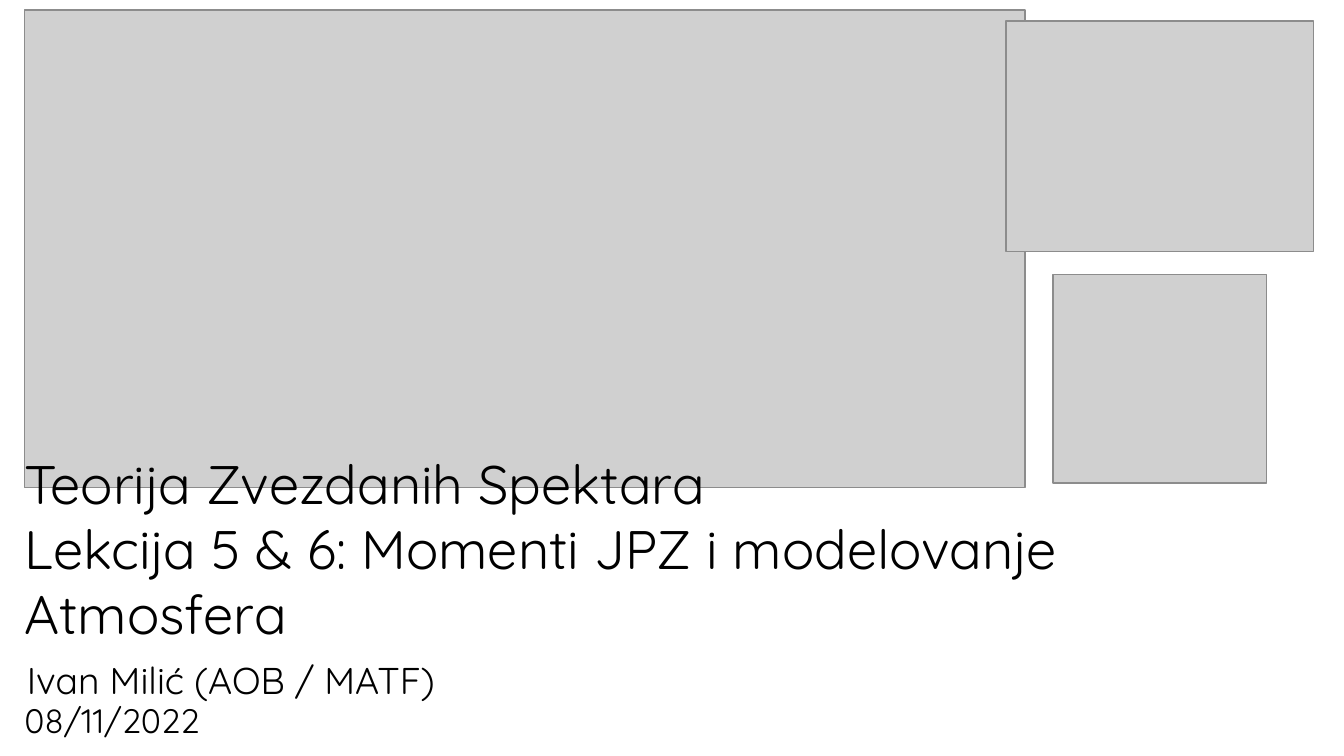
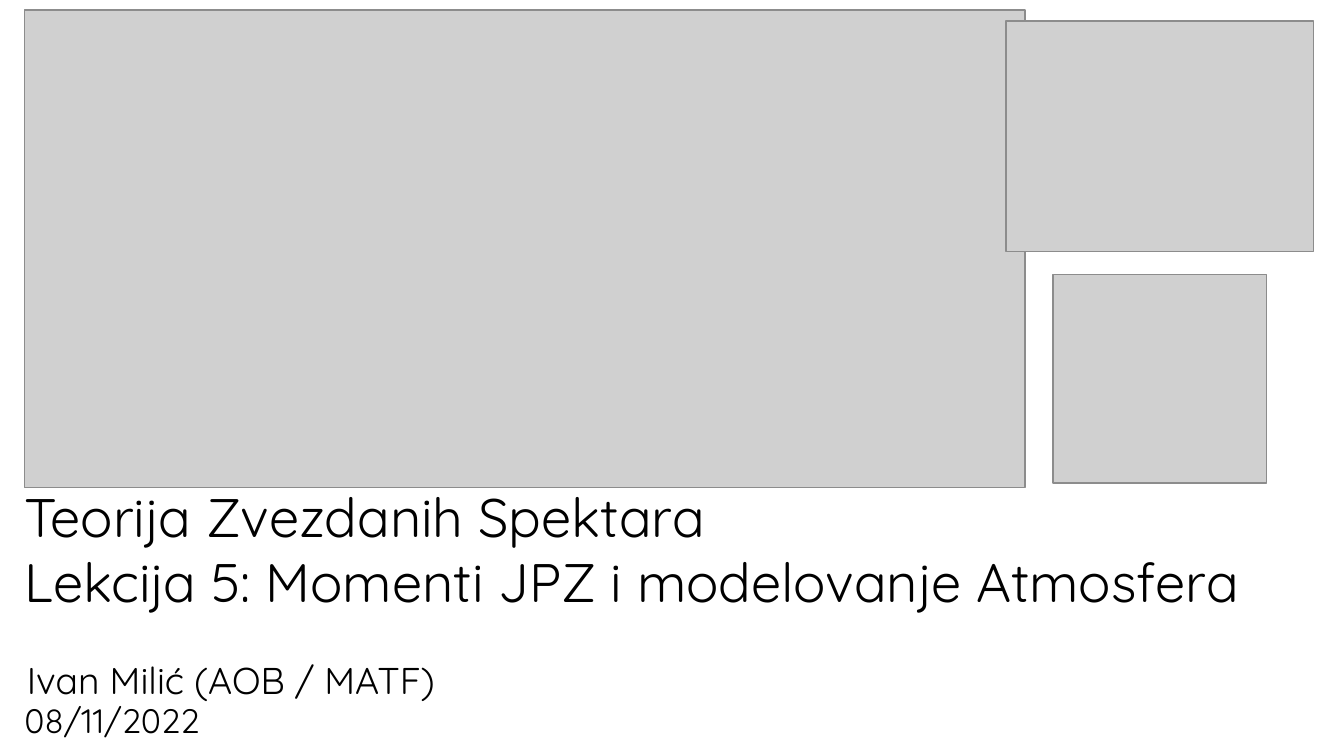
Before and after one commit to ivanzmilic/TZS_matf, a slide deck: slide 1 of Predavanja/Predavanje_05_Momenti_JPZ.odp. Drawn at 1344x756 pixels with LibreOffice and Linux fonts; fonts in the diff are those of the drawing; grey boxes stand for pictures. Boxes give left, top, right and bottom in pixels: in the first picture for what was removed or moved away, otherwise in the second. Text is boxed around its words. In the diff, an @@ line names an element or a change of style, - is before the commit and + after.

```diff
--- a/Predavanja/Predavanje_05_Momenti_JPZ.odp
+++ b/Predavanja/Predavanje_05_Momenti_JPZ.odp
@@ text "Teorija Zvezdanih Spektara": place and size @@
-text "Teorija Zvezdanih Spektara" at (24, 448, 1057, 635)
+text "Teorija Zvezdanih Spektara" at (24, 481, 1239, 613)
@@ text at (24, 546, 1239, 613): text changed @@
-Lekcija 5 & 6: Momenti JPZ i modelovanje Atmosfera
+Lekcija 5: Momenti JPZ i modelovanje Atmosfera
```
Also in this commit, not shown: 2 other files.
